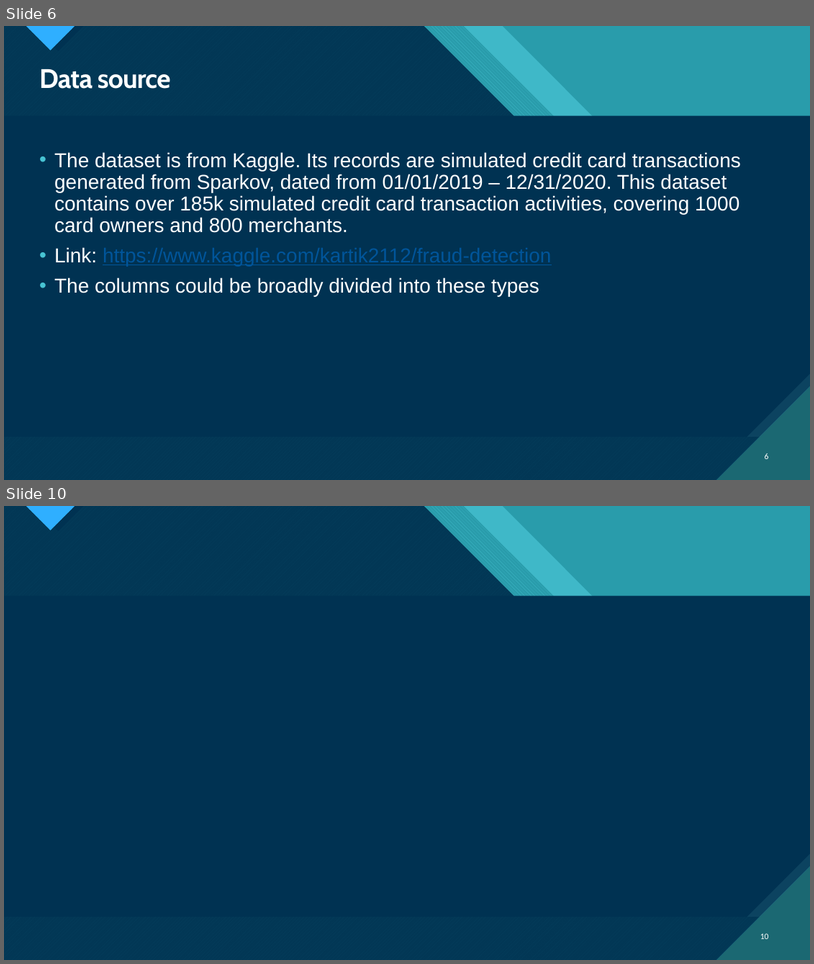
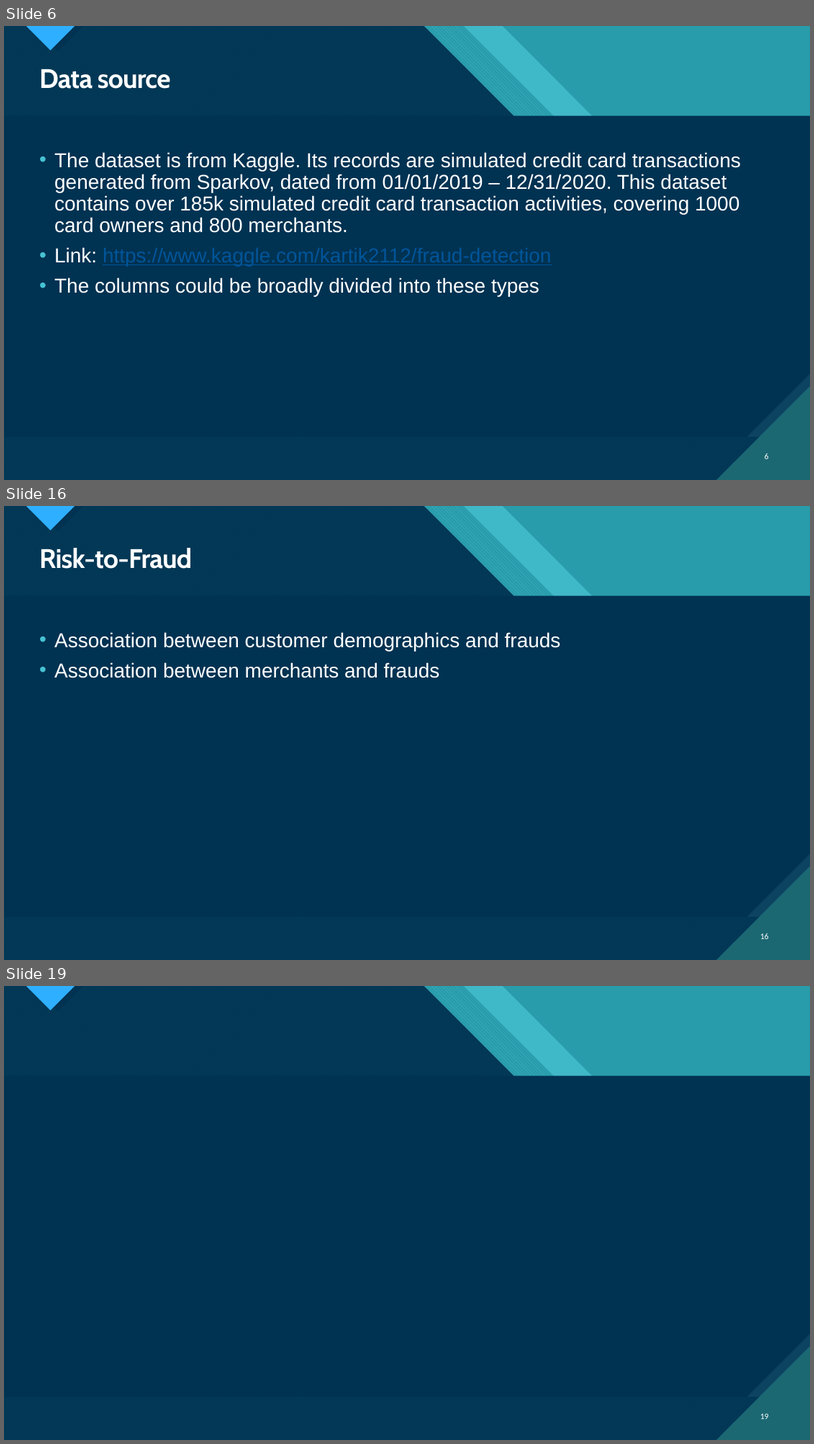
Before and after one commit to HGuo90s/fraud-detection, a slide deck: Fraud Detection.pptx. Shown one above the other, each under a label of ours: slides 6 and 10 before the commit, slides 6, 16 and 19 after it; the slides between them are not shown. The pictures are 814x964 and 814x1444 pixels, drawn with LibreOffice and Linux fonts; fonts in the diff are those of the drawing. Boxes give left, top, right and bottom in pixels: in the first picture for what was removed or moved away, otherwise in the second. Text is boxed around its words. In the diff, an @@ line names an element or a change of style, - is before the commit and + after.

```diff
--- a/Fraud Detection.pptx
+++ b/Fraud Detection.pptx
@@ slide 16 added at (x1=4, y1=506, x2=810, y2=960), background #47C3D3; not listed: 18 template elements that a slide beside it also shows @@
@@ title added at (x1=39, y1=548, x2=192, y2=569), 32 pt, text #FFFFFF, bold @@
+Risk-to-Fraud
@@ text added at (x1=54, y1=632, x2=561, y2=678), 24 pt, text #FFFFFF @@
+• Association between customer demographics and frauds
+• Association between merchants and frauds
@@ page number added at (x1=761, y1=933, x2=769, y2=939), 10 pt, text #FFFFFF @@
+16
@@ what was slide 10 is now slide 19 @@
@@ page number at (x1=761, y1=1413, x2=769, y2=1419): text changed @@
-10
+19
```
Also in this commit, not shown: 5 slides changed, 8 other slides added, 1 slide removed, 1 other file.
